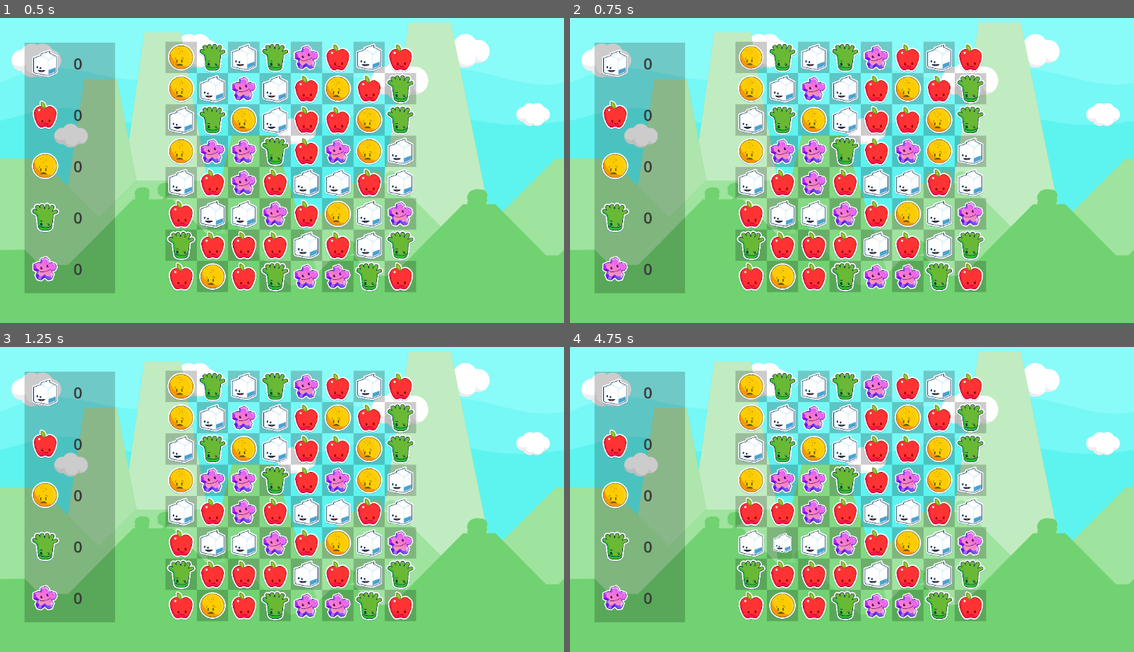
Above: before the commit, frames 1-4 (two rows, left to right).
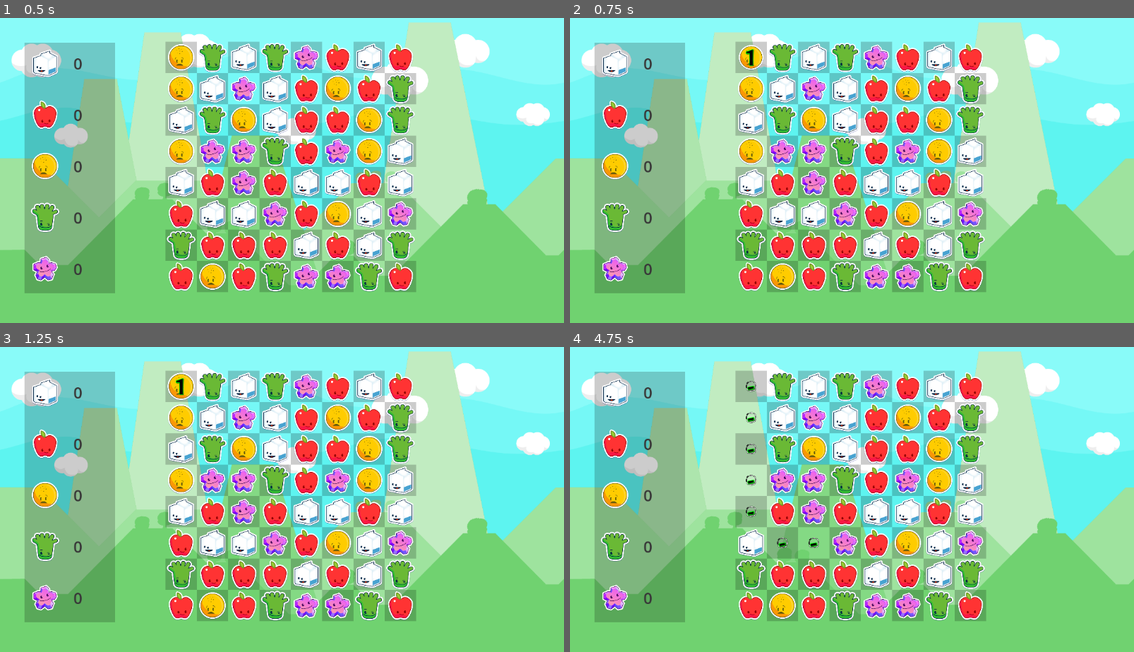
Above: after the commit, the same moments.

Repository: gitbrent/godot-match-3
Game: Godot game, scene res://game.tscn
The game is run twice, just before and just after one commit, with the same random seed, the same clock (stepped at 60 frames per second) and the same inputs.
Inputs (mouse positions are in pixels of both pictures, inside the frame that each line leads up to):
- Up to frame 1 (0.5 s): no input
- Up to frame 2 (0.75 s): tap Enter at 0.5 s; drag from (750, 57) to (908, 94) at 0.52 s
- Up to frame 3 (1.25 s): no input
- Up to frame 4 (4.75 s): drag from (750, 417) to (823, 557) at 1.27 s; move the mouse to (750, 447) at 2.02 s; click (750, 447) at 2.17 s; drag from (750, 481) to (682, 444) at 2.77 s; drag from (750, 511) to (880, 493) at 3.52 s; drag from (750, 542) to (767, 414) at 4.27 s

Frame 1 is identical in both runs. In frame 2, less than 0.1% of the frame differs, in the area x 31-33%, y 10-16%; in frame 3, less than 0.1%; in frame 4, 2.2%, in the area x 29-46%, y 8-69%.

Commit message:
WIP

Diff:
--- a/enums.gd
+++ b/enums.gd
@@ -7,3 +7,9 @@
 	GREEN,
 	PURPLE
 }
+
+func get_color_name_by_value(value: int) -> String:
+	for key in GemColor.keys():
+		if GemColor[key] == value:
+			return key
+	return "Unknown"
--- a/game_board/GameBoard.gd
+++ b/game_board/GameBoard.gd
@@ -18,8 +18,8 @@
 	fill_hbox()
 
 func _on_cell_click(gem_cell:GemCell):
-	print("[_on_cell_click] -------------------------------------")
-	print("[_on_cell_click] gem_cell:", find_gem_indices(gem_cell))
+	print("[_on_cell_click] ---------------------------------------------")
+	print("[_on_cell_click] gem_cell.......: ", find_gem_indices(gem_cell))
 
 	# Clear first, we'll set later
 	if selected_cell_1:
@@ -39,22 +39,19 @@
 
 	# DEBUG
 	if selected_cell_1:
-		print("[_on_cell_click] selected_cell_1: ", find_gem_indices(selected_cell_1))
+		#print("[_on_cell_click] selected_cell_1: ", find_gem_indices(selected_cell_1))
+		selected_cell_1.debug_show_selnum(1)
 	if selected_cell_2:
-		print("[_on_cell_click] selected_cell_2: ", find_gem_indices(selected_cell_2))
+		#print("[_on_cell_click] selected_cell_2: ", find_gem_indices(selected_cell_2))
+		selected_cell_2.debug_show_selnum(2)
 
 	# STEP 2: effect
 	if selected_cell_1:
 		selected_cell_1.play_selected_anim(true)
 
-	# STEP 2: check selection
-	# 2A: if cells not adjecent, swap old selected-1
-	# 2B: tween cells if valid
+	# STEP 3: swap cells if adjacent
 	if selected_cell_1 and selected_cell_2 and are_cells_adjacent(selected_cell_1, selected_cell_2):
 		swap_gem_cells()
-	elif selected_cell_2:
-		selected_cell_1 = selected_cell_2
-		selected_cell_2 = null
 
 # TODO: feed props to parent controller for display
 func get_gem_props():
@@ -130,8 +127,9 @@
 		unique_dict[item] = true
 	return unique_dict.keys()
 
-func get_matched_gems(col: int, row: int, hbox: HBoxContainer) -> Array:
+func get_matched_gems(col: int, row: int) -> Array:
 	var matches: Array = []
+	var hbox = hbox_container
 
 	# Check horizontally
 	matches += get_matches_in_direction(col, row, hbox, -1, 0)  # Left
@@ -164,21 +162,24 @@
 			break
 	return matches
 
-func will_create_match(gem_cell: GemCell, new_col: int, new_row: int) -> bool:
+func will_create_match(src_cell: GemCell, new_col: int, new_row: int) -> bool:
+	print("[will_create_match]: " + Enums.get_color_name_by_value(src_cell.gem_color) + " at c:r " + str(new_col+1) + ":" + str(new_row+1))
+
 	# Temporarily swap gems for the purpose of checking
-	var target_cell: GemCell = hbox_container.get_child(new_col).get_child(new_row) as GemCell
-	var original_color: Enums.GemColor = target_cell.gem_color
-	target_cell.gem_color = gem_cell.gem_color
-	gem_cell.gem_color = original_color
+	var tgt_cell: GemCell = hbox_container.get_child(new_col).get_child(new_row) as GemCell
+	var original_color: Enums.GemColor = tgt_cell.gem_color
+	tgt_cell.gem_color = src_cell.gem_color
+	src_cell.gem_color = original_color
 
 	# Check for matches
-	var matched_gems: Array = get_matched_gems(new_col, new_row, hbox_container)
+	var matched_gems: Array = get_matched_gems(new_col, new_row)
+	print("[will_create_match]: matched_gems: ", matched_gems)
 	if matched_gems.size() > 0:
 		return true
 
 	# Revert colors back if no match is found
-	target_cell.gem_color = original_color
-	gem_cell.gem_color = target_cell.gem_color
+	tgt_cell.gem_color = original_color
+	src_cell.gem_color = tgt_cell.gem_color
 	return false
 
 func check_match_at_position(col: int, row: int, hbox: HBoxContainer) -> bool:
@@ -253,13 +254,13 @@
 
 func swap_gem_cells():
 	# A: signal game controller
-	emit_signal("gem_swapped") # play sound
+	emit_signal("gem_swapped") # play swipe sound
 
 	# B: turn off anim/effects before moving
 	selected_cell_1.play_selected_anim(false)
 	selected_cell_2.play_selected_anim(false)
 
-	# C: get position to restore to after move so tween flows
+	# C: get position to restore to after move so tween sets/flows smoothly
 	var orig_pos_cell_1 = selected_cell_1.global_position
 	var orig_col_cell_1 = selected_cell_1.get_parent()
 	var orig_ridx_cell_1 = find_gem_indices(selected_cell_1).row
@@ -272,9 +273,6 @@
 	# D: swap gems, or swap back if no match
 	# NOTE: when they dont match, just tween-swap them (dont physially move the scenes, why bother?)
 	if will_create_match(selected_cell_1, orig_cidx_cell_2, orig_ridx_cell_2):
-		# D3: log gems ot explode
-		explode_me_matched_gems = get_matched_gems(orig_cidx_cell_2, orig_ridx_cell_2, hbox_container)
-
 		# D1: swap gems
 		orig_col_cell_1.remove_child(selected_cell_1)
 		orig_col_cell_2.add_child(selected_cell_1)
@@ -308,14 +306,22 @@
 func tween_completed(gem_cell:GemCell):
 	#print("[TWEEN-COMPLETE]: ", gem_cell)
 
+	# TODO: WIP: when toget agther correct gems
+	var brent = find_gem_indices(gem_cell)
+	explode_me_matched_gems = get_matched_gems(brent.column, brent.row)
+	print("explode_me_matched_gems: ", explode_me_matched_gems)
+
 	# This method w/b called twice - after each gem is moved
 	if gem_cell == selected_cell_1:
+		selected_cell_1.debug_show_selnum(0)
 		selected_cell_1 = null
 	elif gem_cell == selected_cell_2:
+		selected_cell_2.debug_show_selnum(0)
 		selected_cell_2 = null
 
 	# This method w/b called twice - after each gem is moved, only run after BOTH done
 	if not selected_cell_1 and not selected_cell_2 and explode_me_matched_gems.size() > 0:
+		# D3: log gems to explode after move is done
 		explode_gems(explode_me_matched_gems)
 
 func explode_gems(gem_cells: Array):
@@ -323,12 +329,16 @@
 	print("Explode gems: ", gem_cells)
 	for gem_cell in gem_cells:
 		gem_cell.play_anim_explode()
-		await get_tree().create_timer(TWEEN_TIME).timeout
-		gem_cell.get_parent().remove_child(gem_cell)
-		gem_cell.queue_free()
+		#await get_tree().create_timer(TWEEN_TIME).timeout
+		#gem_cell.get_parent().remove_child(gem_cell)
+		#gem_cell.queue_free()
 		print("BOOM!!")
-	selected_cell_1 = null
-	selected_cell_2 = null
+	#if selected_cell_1:
+		#selected_cell_1.debug_show_selnum(0)
+		#selected_cell_1 = null
+	#if selected_cell_2:
+		#selected_cell_2.debug_show_selnum(0)
+		#selected_cell_2 = null
 	explode_me_matched_gems.clear()
 
 # =========================================================
--- a/game_board/GemCell.gd
+++ b/game_board/GemCell.gd
@@ -3,8 +3,11 @@
 # VARS
 @onready var sprite:Sprite2D = $Sprite2D
 @onready var anim_player:AnimationPlayer = $AnimationPlayer
+@onready var animated_busy:AnimatedSprite2D = $DebugAnimatedBusy
+@onready var debug_label_sel_num:Label = $DebugLabelSelNum
 # PROPS
-var gem_color : Enums.GemColor
+const SPRITE_SCALE:float = 0.25
+var gem_color:Enums.GemColor
 
 func initialize(colorIn: Enums.GemColor):
 	# A:
@@ -39,8 +42,20 @@
 		anim_player.play("selected")
 	else:
 		anim_player.stop(false)
-		sprite.scale.x = 0.25
-		sprite.scale.y = 0.25
+		sprite.scale.x = SPRITE_SCALE
+		sprite.scale.y = SPRITE_SCALE
 
 func play_anim_explode():
-	anim_player.play("explode")
+	#anim_player.play("explode")
+	sprite.visible = false
+	animated_busy.visible = true
+	animated_busy.play()
+	debug_label_sel_num.visible = true
+
+func debug_show_selnum(num:int):
+	if not num or num == 0:
+		debug_label_sel_num.visible = false
+		debug_label_sel_num.text = "-"
+	else:
+		debug_label_sel_num.visible = true
+		debug_label_sel_num.text = str(num)
--- a/game_board/gem_cell.tscn
+++ b/game_board/gem_cell.tscn
@@ -1,8 +1,10 @@
-[gd_scene load_steps=8 format=3 uid="uid://clfnptdc2tu5l"]
+[gd_scene load_steps=26 format=3 uid="uid://clfnptdc2tu5l"]
 
 [ext_resource type="Script" path="res://game_board/GemCell.gd" id="1_rhspx"]
 [ext_resource type="Texture2D" uid="uid://duau66qew6757" path="res://assets/gems/characters_0001.png" id="2_33s7h"]
 [ext_resource type="Script" path="res://game_board/GemControl.gd" id="3_sh1nc"]
+[ext_resource type="Texture2D" uid="uid://djen3tlkbem1a" path="res://assets/explode-03.png" id="4_cvimi"]
+[ext_resource type="FontFile" uid="uid://dlhwrp5jwkrll" path="res://assets/Acme-Regular.ttf" id="5_lb5dp"]
 
 [sub_resource type="StyleBoxFlat" id="StyleBoxFlat_lpbyf"]
 bg_color = Color(0, 0, 0, 0.2)
@@ -69,6 +71,119 @@
 "selected": SubResource("Animation_xkhqk")
 }
 
+[sub_resource type="AtlasTexture" id="AtlasTexture_cld7c"]
+atlas = ExtResource("4_cvimi")
+region = Rect2(0, 0, 48, 48)
+
+[sub_resource type="AtlasTexture" id="AtlasTexture_58tk4"]
+atlas = ExtResource("4_cvimi")
+region = Rect2(48, 0, 48, 48)
+
+[sub_resource type="AtlasTexture" id="AtlasTexture_olg36"]
+atlas = ExtResource("4_cvimi")
+region = Rect2(96, 0, 48, 48)
+
+[sub_resource type="AtlasTexture" id="AtlasTexture_cswdb"]
+atlas = ExtResource("4_cvimi")
+region = Rect2(144, 0, 48, 48)
+
+[sub_resource type="AtlasTexture" id="AtlasTexture_ssaj3"]
+atlas = ExtResource("4_cvimi")
+region = Rect2(192, 0, 48, 48)
+
+[sub_resource type="AtlasTexture" id="AtlasTexture_yt5ng"]
+atlas = ExtResource("4_cvimi")
+region = Rect2(0, 48, 48, 48)
+
+[sub_resource type="AtlasTexture" id="AtlasTexture_kkqvo"]
+atlas = ExtResource("4_cvimi")
+region = Rect2(48, 48, 48, 48)
+
+[sub_resource type="AtlasTexture" id="AtlasTexture_imvbu"]
+atlas = ExtResource("4_cvimi")
+region = Rect2(96, 48, 48, 48)
+
+[sub_resource type="AtlasTexture" id="AtlasTexture_krvt4"]
+atlas = ExtResource("4_cvimi")
+region = Rect2(144, 48, 48, 48)
+
+[sub_resource type="AtlasTexture" id="AtlasTexture_5ne17"]
+atlas = ExtResource("4_cvimi")
+region = Rect2(192, 48, 48, 48)
+
+[sub_resource type="AtlasTexture" id="AtlasTexture_7hyxm"]
+atlas = ExtResource("4_cvimi")
+region = Rect2(0, 96, 48, 48)
+
+[sub_resource type="AtlasTexture" id="AtlasTexture_ibo1v"]
+atlas = ExtResource("4_cvimi")
+region = Rect2(48, 96, 48, 48)
+
+[sub_resource type="AtlasTexture" id="AtlasTexture_wkmy7"]
+atlas = ExtResource("4_cvimi")
+region = Rect2(96, 96, 48, 48)
+
+[sub_resource type="AtlasTexture" id="AtlasTexture_iihrr"]
+atlas = ExtResource("4_cvimi")
+region = Rect2(144, 96, 48, 48)
+
+[sub_resource type="AtlasTexture" id="AtlasTexture_eyjhk"]
+atlas = ExtResource("4_cvimi")
+region = Rect2(192, 96, 48, 48)
+
+[sub_resource type="SpriteFrames" id="SpriteFrames_tvpu7"]
+animations = [{
+"frames": [{
+"duration": 1.0,
+"texture": SubResource("AtlasTexture_cld7c")
+}, {
+"duration": 1.0,
+"texture": SubResource("AtlasTexture_58tk4")
+}, {
+"duration": 1.0,
+"texture": SubResource("AtlasTexture_olg36")
+}, {
+"duration": 1.0,
+"texture": SubResource("AtlasTexture_cswdb")
+}, {
+"duration": 1.0,
+"texture": SubResource("AtlasTexture_ssaj3")
+}, {
+"duration": 1.0,
+"texture": SubResource("AtlasTexture_yt5ng")
+}, {
+"duration": 1.0,
+"texture": SubResource("AtlasTexture_kkqvo")
+}, {
+"duration": 1.0,
+"texture": SubResource("AtlasTexture_imvbu")
+}, {
+"duration": 1.0,
+"texture": SubResource("AtlasTexture_krvt4")
+}, {
+"duration": 1.0,
+"texture": SubResource("AtlasTexture_5ne17")
+}, {
+"duration": 1.0,
+"texture": SubResource("AtlasTexture_7hyxm")
+}, {
+"duration": 1.0,
+"texture": SubResource("AtlasTexture_ibo1v")
+}, {
+"duration": 1.0,
+"texture": SubResource("AtlasTexture_wkmy7")
+}, {
+"duration": 1.0,
+"texture": SubResource("AtlasTexture_iihrr")
+}, {
+"duration": 1.0,
+"texture": SubResource("AtlasTexture_eyjhk")
+}],
+"loop": true,
+"name": &"default",
+"speed": 10.0
+}]
+
 [node name="GemCell" type="Control"]
 custom_minimum_size = Vector2(64, 64)
 layout_mode = 3
@@ -105,3 +220,30 @@
 libraries = {
 "": SubResource("AnimationLibrary_u2ci8")
 }
+
+[node name="DebugAnimatedBusy" type="AnimatedSprite2D" parent="."]
+visible = false
+position = Vector2(32, 32)
+scale = Vector2(0.5, 0.5)
+sprite_frames = SubResource("SpriteFrames_tvpu7")
+autoplay = "default"
+frame_progress = 0.936051
+
+[node name="DebugLabelSelNum" type="Label" parent="."]
+visible = false
+layout_mode = 1
+anchors_preset = 15
+anchor_right = 1.0
+anchor_bottom = 1.0
+grow_horizontal = 2
+grow_vertical = 2
+theme_override_colors/font_color = Color(0, 0, 0, 1)
+theme_override_colors/font_shadow_color = Color(0, 0, 0, 1)
+theme_override_colors/font_outline_color = Color(0, 1, 0, 1)
+theme_override_constants/outline_size = 5
+theme_override_constants/shadow_outline_size = 3
+theme_override_fonts/font = ExtResource("5_lb5dp")
+theme_override_font_sizes/font_size = 48
+text = "-"
+horizontal_alignment = 1
+vertical_alignment = 1
Binary file added: assets/Acme-Regular.ttf
Not shown, added: assets/Acme-Regular.ttf.import
Binary file added: assets/explode-03.png
Not shown, added: assets/explode-03.png.import
